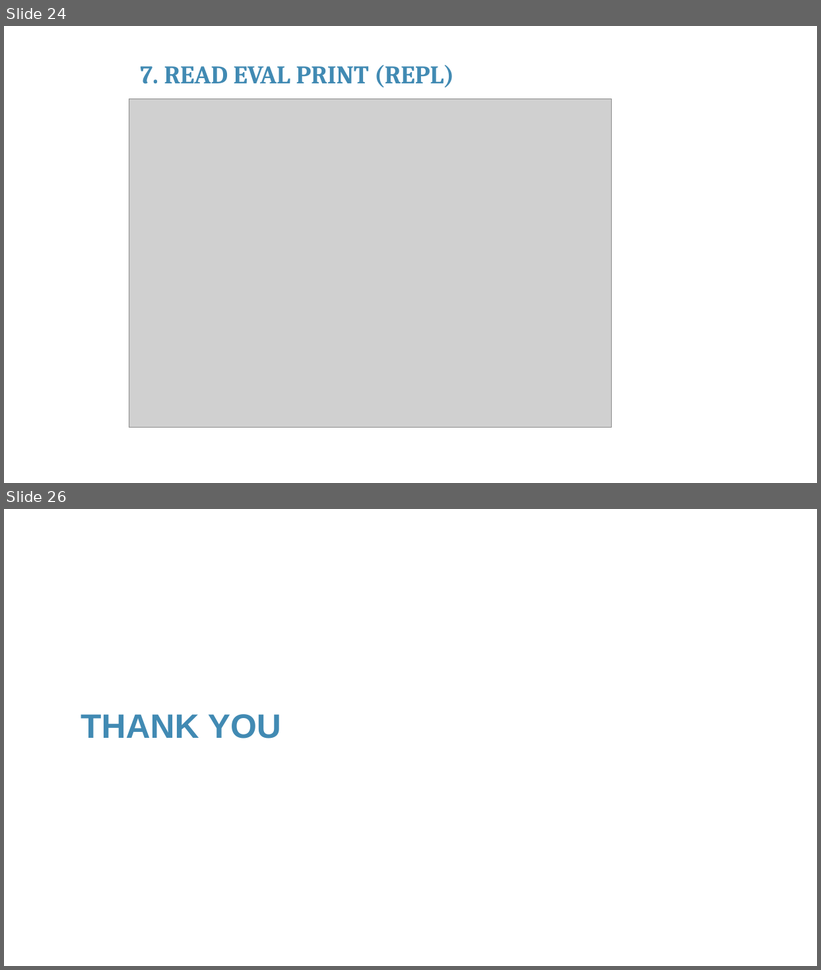
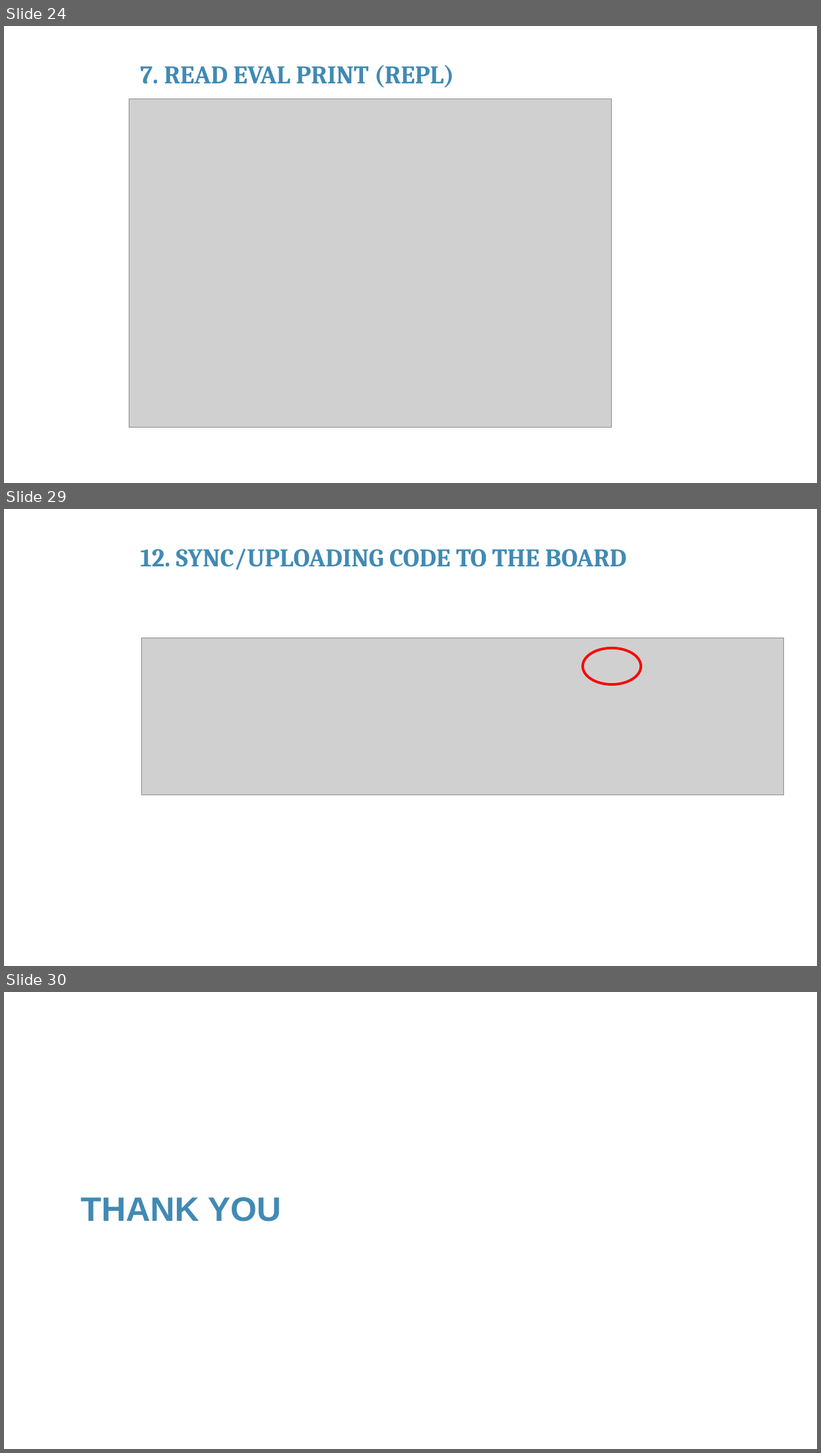
Before and after one commit to franckalbinet/iot-nbtc-itu, a slide deck: presentations/session-3-building-iot-products-programming-aspects.pptx. Shown one above the other, each under a label of ours: slides 24 and 26 before the commit, slides 24, 29 and 30 after it; the slides between them are not shown. The pictures are 821x970 and 821x1453 pixels, drawn with LibreOffice and Linux fonts; fonts in the diff are those of the drawing; grey boxes stand for pictures; background and template pictures are left out. Boxes give left, top, right and bottom in pixels: in the first picture for what was removed or moved away, otherwise in the second. Text is boxed around its words. In the diff, an @@ line names an element or a change of style, - is before the commit and + after.

```diff
--- a/presentations/session-3-building-iot-products-programming-aspects.pptx
+++ b/presentations/session-3-building-iot-products-programming-aspects.pptx
@@ slide 29 added at [4, 509, 817, 966], background #FFFFFF @@
@@ text added at [140, 549, 626, 570], 30 pt, text #418AB3, bold @@
+12. SYNC/UPLOADING CODE TO THE BOARD
@@ picture added at [142, 638, 784, 795] @@
@@ ellipse added at [583, 648, 641, 685], outline #FF0000 3 pt @@
@@ what was slide 26 is now slide 30 @@
```
Also in this commit, not shown: 2 slides changed, 3 other slides added, 1 other file.
